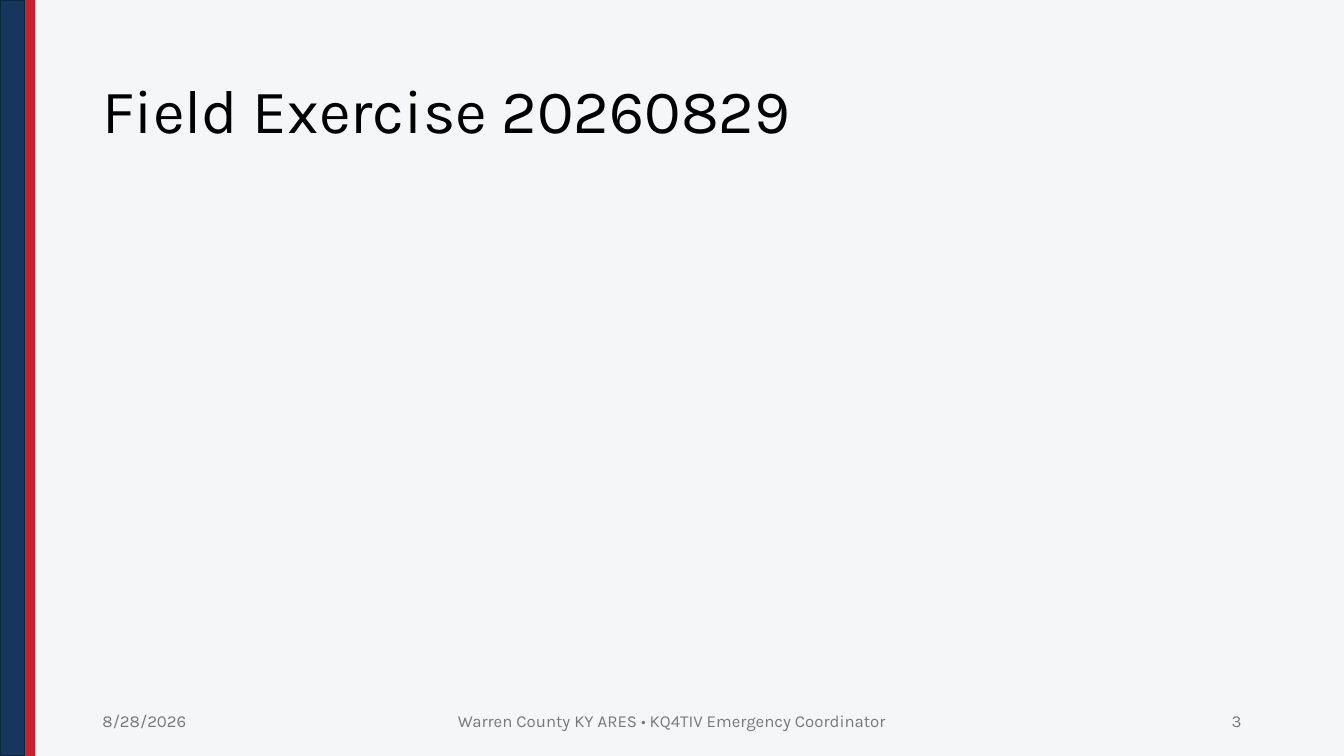
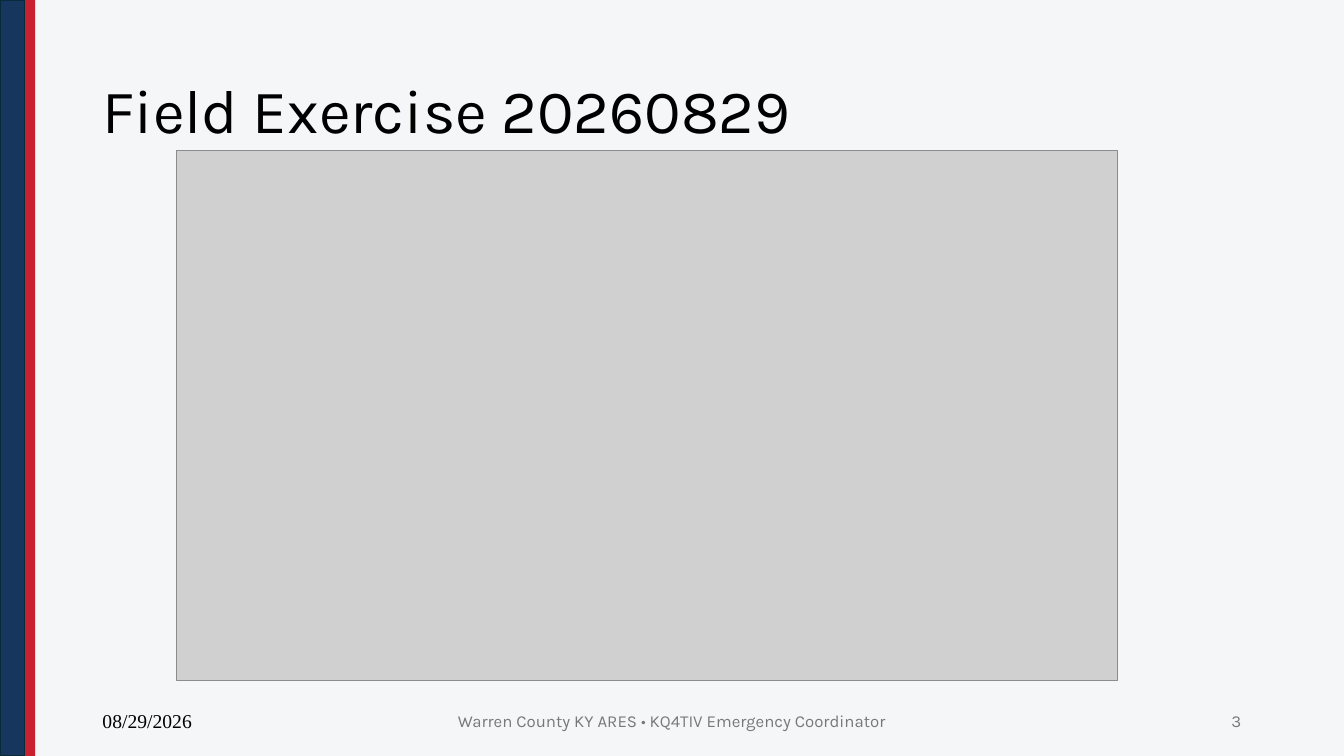
Before and after one commit to nathanielbutts/nathanielbutts.github.io, a slide deck: slide 3 of documents/training/WCKY ARES Meeting 20260903.pptx. Drawn at 1344x756 pixels with LibreOffice and Linux fonts; fonts in the diff are those of the drawing; grey boxes stand for pictures; background and template pictures are left out. Boxes give left, top, right and bottom in pixels: in the first picture for what was removed or moved away, otherwise in the second. Text is boxed around its words. In the diff, an @@ line names an element or a change of style, - is before the commit and + after.

```diff
--- a/documents/training/WCKY ARES Meeting 20260903.pptx
+++ b/documents/training/WCKY ARES Meeting 20260903.pptx
@@ picture added at box(176, 151, 1118, 681) @@
@@ text at box(102, 715, 191, 729): text changed; size 12 to 14 pt; font Karla to Times New Roman; text colour #797979 to #000000 @@
-8/28/2026
+08/29/2026
```
Also in this commit, not shown: 7 other slides changed, 1 slide added, 10 other files.
